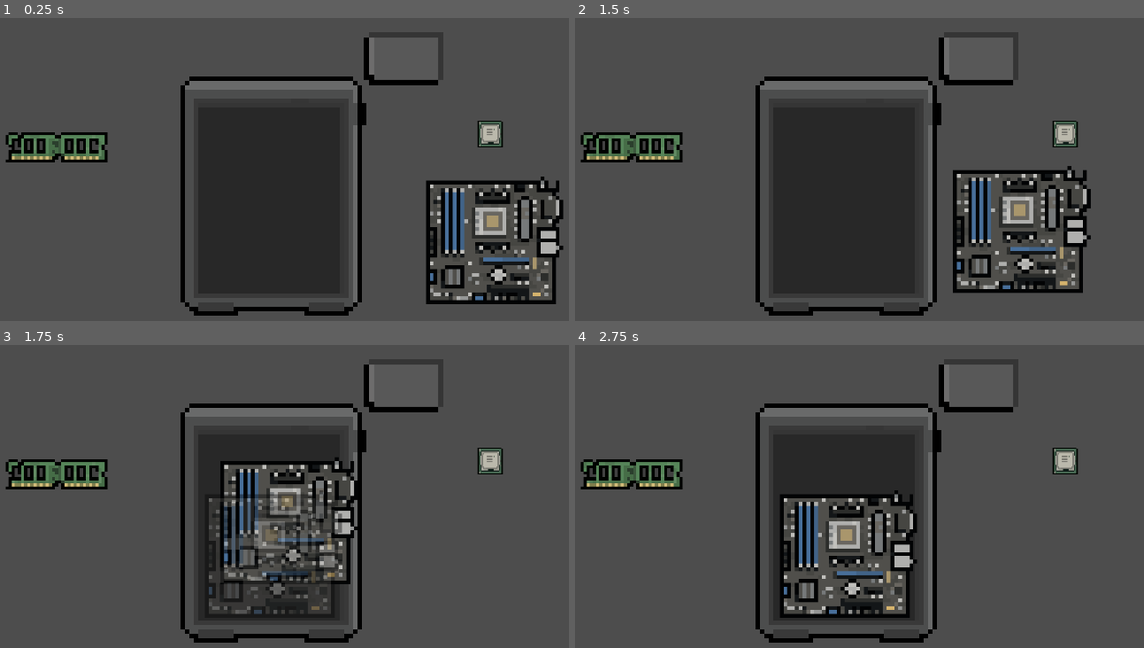
Above: before the commit, frames 1-4 (two rows, left to right).
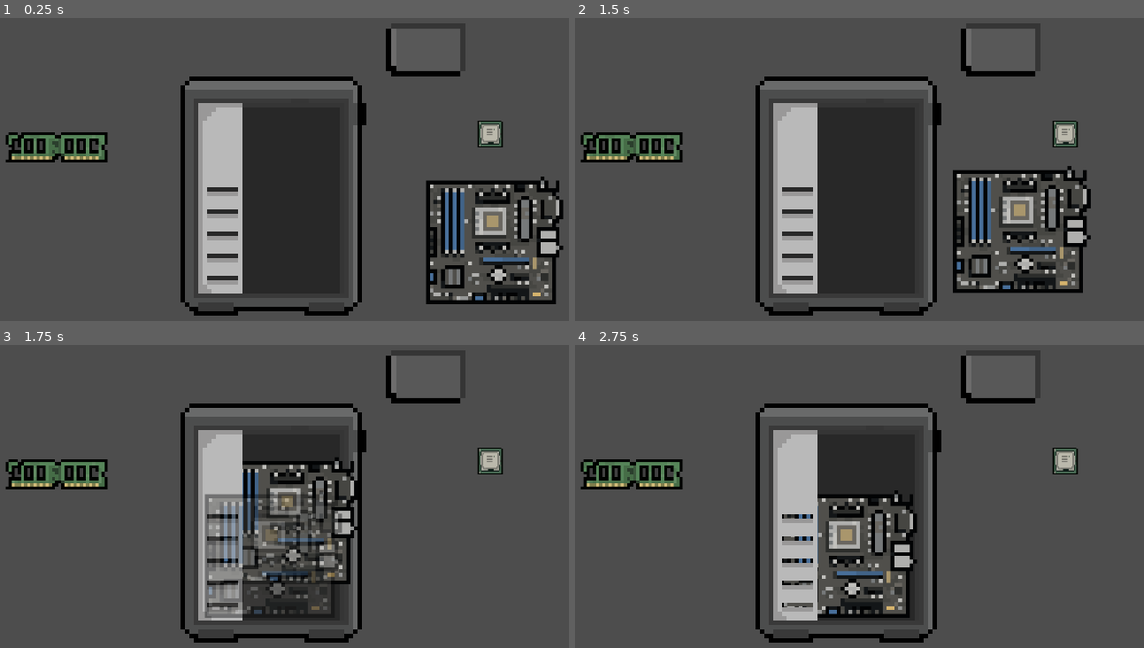
Above: after the commit, the same moments.

Repository: Raikosuu/Full-Tech-Panic_Public
Game: Godot game, scene res://scenes/minigame_1_v_2.tscn
Same seed, same stepped clock (60 frames per second), same inputs: the game is played once before the commit and once after it. This scene is started directly instead of the project's main scene.
Inputs (mouse positions are in pixels of both pictures, inside the frame that each line leads up to):
- Up to frame 1 (0.25 s): no input
- Up to frame 2 (1.5 s): tap Enter at 0.5 s; move the mouse to (813, 266) at 0.52 s; hold W (move_up) 0.53-1.25 s; click (813, 266) at 0.67 s; tap Space at 1.25 s; drag from (1058, 248) to (848, 199) at 1.27 s
- Up to frame 3 (1.75 s): no input
- Up to frame 4 (2.75 s): move the mouse to (637, 454) at 2.02 s; hold A (move_left) from 2.03 s (still down)

The runs differ from the first frame. In frame 1, 5.6% of the frame differs, in the area x 34-81%, y 3-91%; in frame 2, 5.6%; in frame 3, 5.5%; in frame 4, 5.5%.

Commit message:
adjusted scripts and added HDD Rack

Diff:
--- a/scenes/minigame_1_v_2.tscn
+++ b/scenes/minigame_1_v_2.tscn
@@ -1,13 +1,14 @@
-[gd_scene load_steps=10 format=3 uid="uid://pwgp33d01o16"]
+[gd_scene load_steps=11 format=3 uid="uid://pwgp33d01o16"]
 
 [ext_resource type="PackedScene" uid="uid://hqijequt6jg7" path="res://scenes/mo_bo.tscn" id="1_8f04i"]
 [ext_resource type="PackedScene" uid="uid://rhxauoy66x4e" path="res://scenes/system_unit.tscn" id="1_xsi8y"]
-[ext_resource type="Script" uid="uid://chjytmmg3ww1f" path="res://scripts/MOBOscript.gd" id="3_cn6rf"]
 [ext_resource type="PackedScene" uid="uid://duno78x0srmi8" path="res://scenes/su_battery.tscn" id="3_ebvq3"]
 [ext_resource type="PackedScene" uid="uid://bhph80goxwfn5" path="res://scenes/snap_zone.tscn" id="4_cn6rf"]
 [ext_resource type="Script" uid="uid://mxawbst031b8" path="res://scripts/BATTERYscript.gd" id="5_fpq7e"]
 [ext_resource type="PackedScene" uid="uid://t6monse15254" path="res://scenes/cpu.tscn" id="6_s7b8k"]
 [ext_resource type="PackedScene" uid="uid://ccxttvxg0gs8" path="res://scenes/screws.tscn" id="7_s6qws"]
+[ext_resource type="Texture2D" uid="uid://b872a5vfmj6u" path="res://assets/Computer parts/SystemUnit/SU_Rack.png" id="7_vlne0"]
+[ext_resource type="Texture2D" uid="uid://b8j02e8bkpfij" path="res://assets/Computer parts/SystemUnit/SU_HDDRack.png" id="9_qbqew"]
 [ext_resource type="PackedScene" uid="uid://pgpcgeywpbc5" path="res://scenes/ram_module.tscn" id="10_qbqew"]
 
 [node name="Minigame1_v2" type="Node2D"]
@@ -19,7 +20,6 @@
 
 [node name="MoBo" parent="." instance=ExtResource("1_8f04i")]
 position = Vector2(50, 12)
-script = ExtResource("3_cn6rf")
 
 [node name="snapzone" parent="MoBo" index="2"]
 accepted_components = Array[NodePath]([NodePath("../../CPU")])
@@ -34,7 +34,7 @@
 allow_preview = false
 
 [node name="SU_Battery" parent="." instance=ExtResource("3_ebvq3")]
-position = Vector2(30, -29)
+position = Vector2(35, -31)
 script = ExtResource("5_fpq7e")
 
 [node name="CPU" parent="." instance=ExtResource("6_s7b8k")]
@@ -46,6 +46,9 @@
 linear_damp = 50.0
 angular_damp = 50.0
 
+[node name="SuRack" type="Sprite2D" parent="."]
+texture = ExtResource("7_vlne0")
+
 [node name="snapzones" type="Node2D" parent="."]
 
 [node name="Battery_snapzone" parent="snapzones" instance=ExtResource("4_cn6rf")]
@@ -53,6 +56,15 @@
 scale = Vector2(0.5, 0.5)
 accepted_components = Array[NodePath]([NodePath("../../SU_Battery")])
 accepted_type = "BATTERY"
+
+[node name="HDD_snapzone" parent="snapzones" instance=ExtResource("4_cn6rf")]
+position = Vector2(-12, 16)
+scale = Vector2(0.4, 0.4)
+accepted_type = "HDD"
+remove_component = true
+target_sprite = NodePath("../../SuRack")
+snapped_texture = ExtResource("9_qbqew")
+allow_preview = false
 
 [node name="MoBo_snapzone" parent="snapzones" instance=ExtResource("4_cn6rf")]
 position = Vector2(0, 9)
--- a/scenes/mo_bo.tscn
+++ b/scenes/mo_bo.tscn
@@ -1,5 +1,6 @@
-[gd_scene load_steps=5 format=3 uid="uid://hqijequt6jg7"]
+[gd_scene load_steps=6 format=3 uid="uid://hqijequt6jg7"]
 
+[ext_resource type="Script" uid="uid://chjytmmg3ww1f" path="res://scripts/MOBOscript.gd" id="1_38y52"]
 [ext_resource type="Texture2D" uid="uid://bl4pt5t35q8o2" path="res://assets/Computer parts/Motherboard states/Motherboard.png" id="1_uajp5"]
 [ext_resource type="Script" uid="uid://chur0ytwnfpw0" path="res://scripts/mobo_state.gd" id="2_6vyd3"]
 [ext_resource type="PackedScene" uid="uid://bhph80goxwfn5" path="res://scenes/snap_zone.tscn" id="2_gqnev"]
@@ -11,6 +12,7 @@
 lock_rotation = true
 linear_damp = 50.0
 angular_damp = 50.0
+script = ExtResource("1_38y52")
 
 [node name="Sprite2D" type="Sprite2D" parent="."]
 scale = Vector2(0.86363643, 0.8689025)
--- a/scenes/ram_module.tscn
+++ b/scenes/ram_module.tscn
@@ -1,6 +1,6 @@
 [gd_scene load_steps=4 format=3 uid="uid://pgpcgeywpbc5"]
 
-[ext_resource type="Script" uid="uid://dxv6nfcme5su2" path="res://scripts/drag_cont.gd" id="1_6bpva"]
+[ext_resource type="Script" uid="uid://dgl1ug8oq3ox4" path="res://scripts/RAMscript.gd" id="1_6bpva"]
 [ext_resource type="Texture2D" uid="uid://bdq1egybrbah" path="res://assets/Computer parts/DDR4_RAM.png" id="1_13k6a"]
 
 [sub_resource type="RectangleShape2D" id="RectangleShape2D_6bpva"]
--- a/scenes/system_unit.tscn
+++ b/scenes/system_unit.tscn
@@ -1,15 +1,6 @@
-[gd_scene load_steps=3 format=3 uid="uid://rhxauoy66x4e"]
+[gd_scene load_steps=2 format=3 uid="uid://rhxauoy66x4e"]
 
 [ext_resource type="Texture2D" uid="uid://e7txdmshf8sk" path="res://assets/Computer parts/SystemUnit/SU_Main.png" id="1_aexwn"]
 
-[sub_resource type="RectangleShape2D" id="RectangleShape2D_od245"]
-size = Vector2(35, 45)
-
 [node name="SU_main" type="Sprite2D"]
 texture = ExtResource("1_aexwn")
-
-[node name="Area2D" type="Area2D" parent="."]
-
-[node name="CollisionShape2D" type="CollisionShape2D" parent="Area2D"]
-position = Vector2(-0.5, 2.5)
-shape = SubResource("RectangleShape2D_od245")
Binary file added: assets/Computer parts/SystemUnit/SU_HDDRack.png
Not shown, added: assets/Computer parts/SystemUnit/SU_HDDRack.png.import
Binary file added: assets/Computer parts/SystemUnit/SU_Rack.png
Not shown, added: assets/Computer parts/SystemUnit/SU_Rack.png.import
